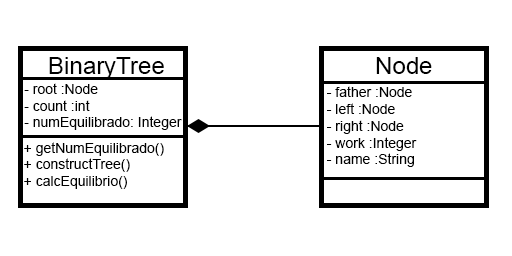
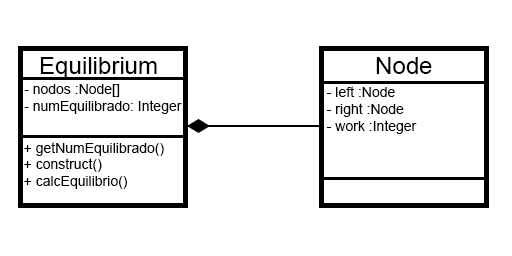
Layers edited between the first and the second (512, 256) image:
renamed "+ getNumEquilibrado() + constructTree() + calcEquilibrio()" to "+ getNumEquilibrado() + construct() + calcEquilibrio()", painted on it over 92, 159, 130, 172
renamed "- root :Node - count :int - numEquilibrado: Integer" to "- nodos :Node[] - numEquilibrado: Integer", painted on it over 24, 83, 182, 130
renamed "BinaryTree" to "Equilibrium", painted on it over 40, 57, 164, 77
renamed "- father :Node - left :Node - right :Node - work :Integer - nam" to "- left :Node - right :Node - work :Integer", painted on it over 327, 86, 417, 167
